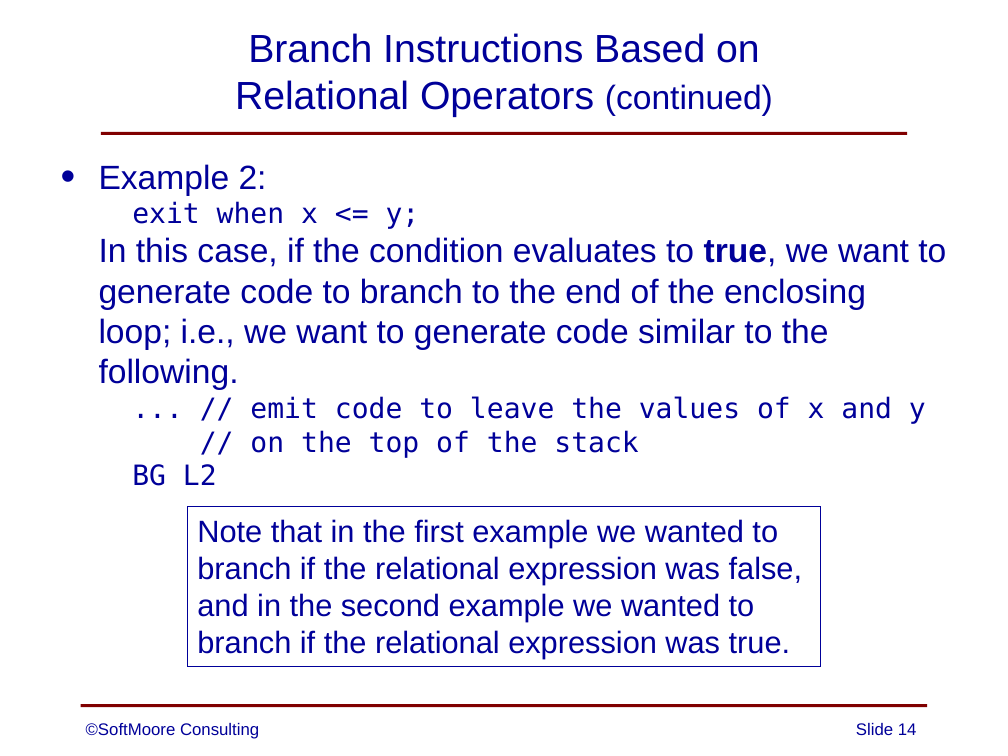
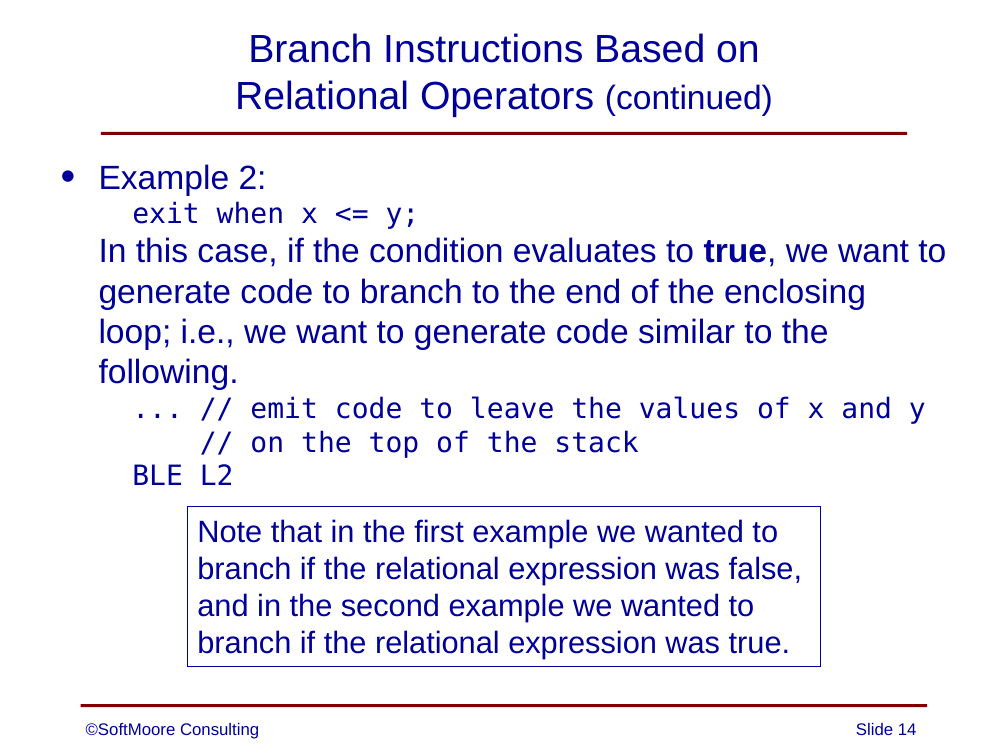
Before and after one commit to SoftMoore/CPRL-Kt-2nd, a slide deck: slide 14 of PowerPoints/11 - Code Generation.pptx. Drawn at 1008x756 pixels with LibreOffice and Linux fonts; fonts in the diff are those of the drawing. Boxes give left, top, right and bottom in pixels: in the first picture for what was removed or moved away, otherwise in the second. Text is boxed around its words. In the diff, an @@ line names an element or a change of style, - is before the commit and + after.

```diff
--- a/PowerPoints/11 - Code Generation.pptx
+++ b/PowerPoints/11 - Code Generation.pptx
@@ text at (x1=99, y1=164, x2=946, y2=485): text changed @@
-• Example 2:
-  exit when x <= y;
-  In this case, if the condition evaluates to true, we want to generate code to branch to the end of the enclosing loop; i.e., we want to generate code similar to the following.
-  ... // emit code to leave the values of x and y
-  // on the top of the stack
-  BG L2
+• Example 2:
+  exit when x <= y;
+  In this case, if the condition evaluates to true, we want to generate code to branch to the end of the enclosing loop; i.e., we want to generate code similar to the following.
+  ... // emit code to leave the values of x and y
+  // on the top of the stack
+  BLE L2
```
Also in this commit, not shown: 1 other slide changed.
